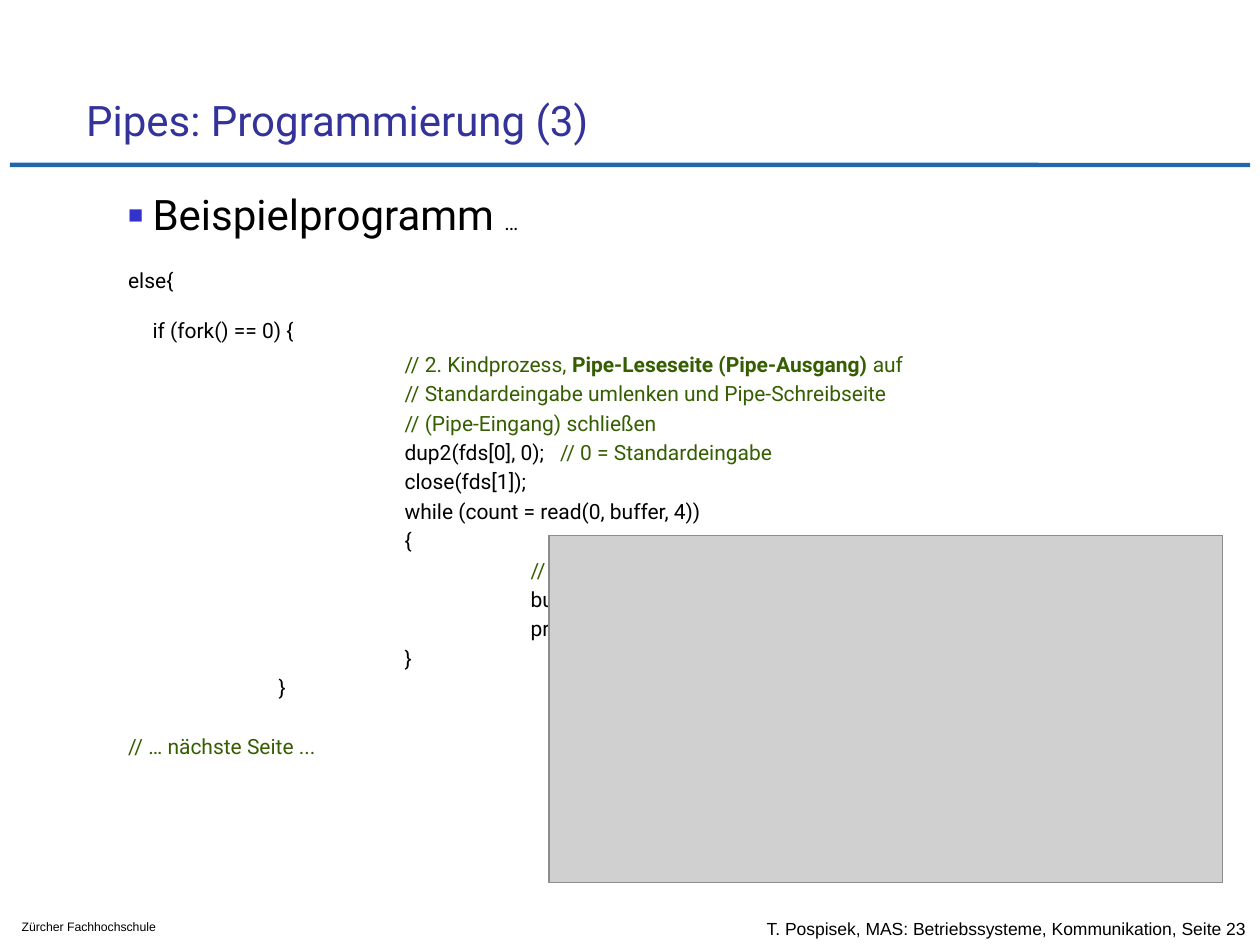
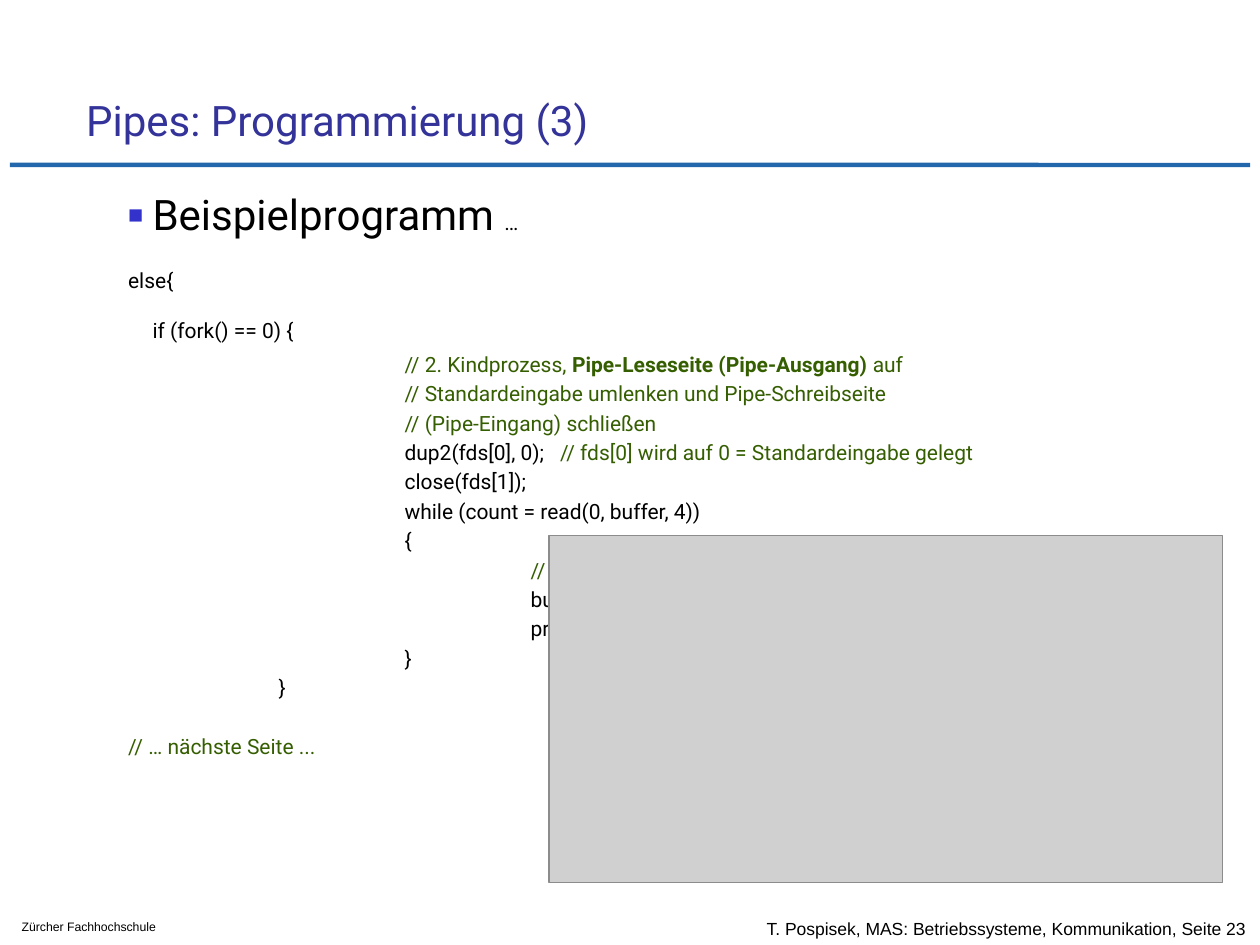
Before and after one commit to tpo/betriebssysteme, a slide deck: slide 23 of 09_Kommunikation_von_Prozessen_und_Threads.odp. Drawn at 1260x945 pixels with LibreOffice and Linux fonts; fonts in the diff are those of the drawing; grey boxes stand for pictures; background and template pictures are left out. Boxes give left, top, right and bottom in pixels: in the first picture for what was removed or moved away, otherwise in the second. Text is boxed around its words. In the diff, an @@ line names an element or a change of style, - is before the commit and + after.

```diff
--- a/09_Kommunikation_von_Prozessen_und_Threads.odp
+++ b/09_Kommunikation_von_Prozessen_und_Threads.odp
@@ text at [405, 443, 973, 465]: text changed @@
-dup2(fds[0], 0); // 0 = Standardeingabe
+dup2(fds[0], 0); // fds[0] wird auf 0 = Standardeingabe gelegt
```
Also in this commit, not shown: 1 other slide changed, 1 other file.
